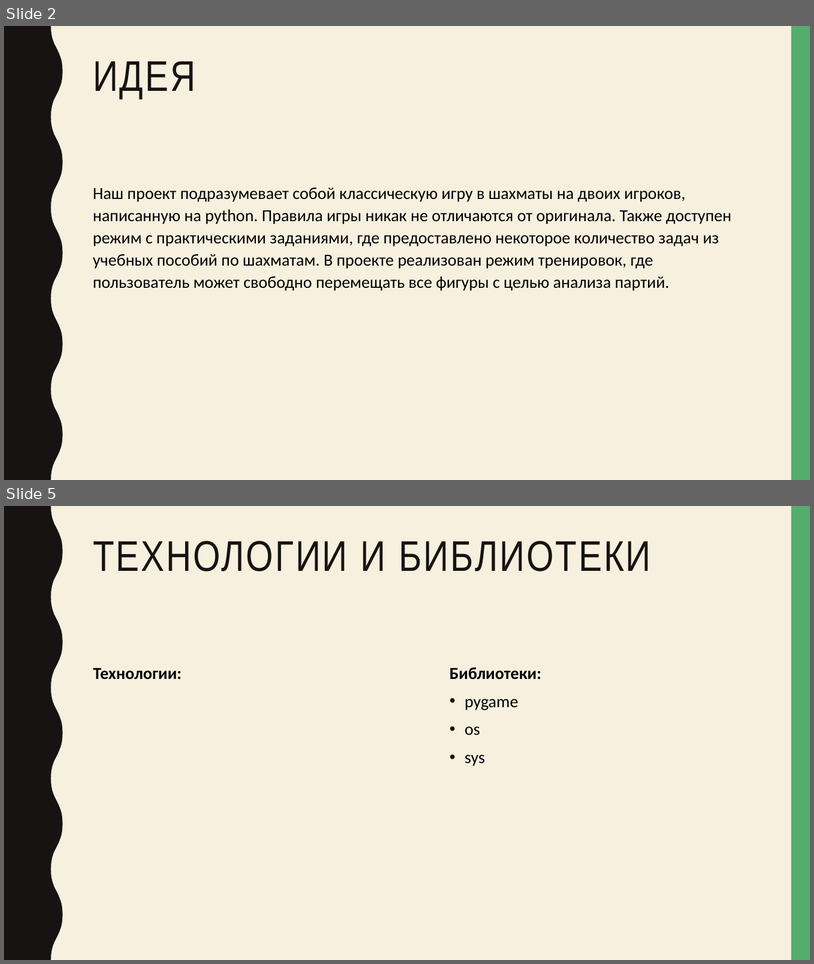
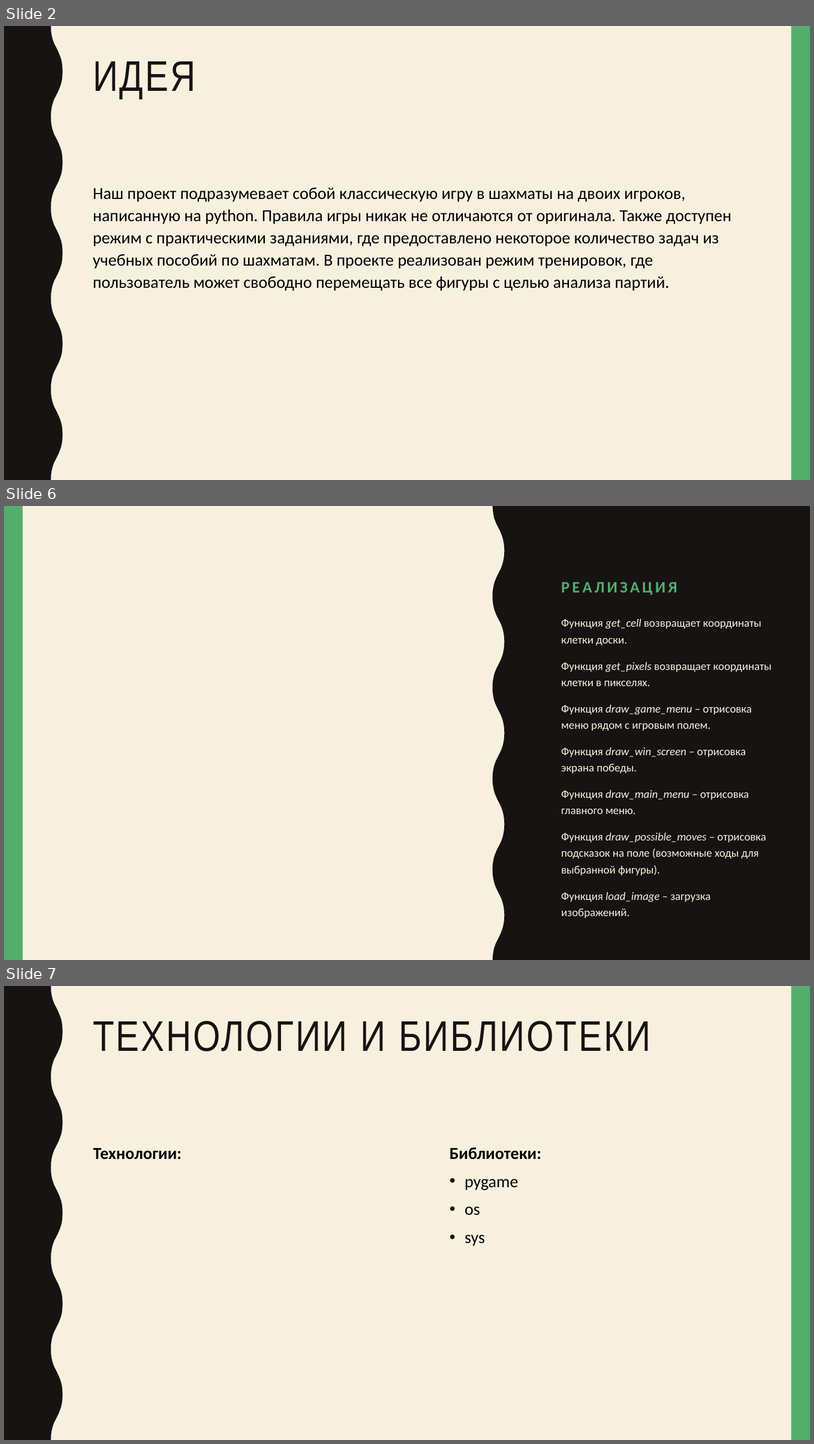
Before and after one commit to Gentlem4n72/Pygame-Chess, a slide deck: Шах и мат.pptx. Shown one above the other, each under a label of ours: slides 2 and 5 before the commit, slides 2, 6 and 7 after it; the slides between them are not shown. The pictures are 814x964 and 814x1444 pixels, drawn with LibreOffice and Linux fonts; fonts in the diff are those of the drawing. Boxes give left, top, right and bottom in pixels: in the first picture for what was removed or moved away, otherwise in the second. Text is boxed around its words. In the diff, an @@ line names an element or a change of style, - is before the commit and + after.

```diff
--- a/Шах и мат.pptx
+++ b/Шах и мат.pptx
@@ slide 6 added at <box>4,506,810,960</box>, background #F7F0DF @@
@@ rectangle added at <box>4,506,23,960</box>, fill #53AE6E @@
@@ freeform shape added at <box>493,506,810,960</box>, fill #171312 @@
@@ title added at <box>561,582,677,595</box>, 19 pt, text #53AE6E, bold @@
+РЕАЛИЗАЦИЯ
@@ text added at <box>561,619,772,918</box>, 13.5 pt, text #F7F0DF @@
+Функция get_cell возвращает координаты клетки доски.
+Функция get_pixels возвращает координаты клетки в пикселях.
+Функция draw_game_menu – отрисовка меню рядом с игровым полем.
+Функция draw_win_screen – отрисовка экрана победы.
+Функция draw_main_menu – отрисовка главного меню.
+Функция draw_possible_moves – отрисовка подсказок на поле (возможные ходы для выбранной фигуры).
+Функция load_image – загрузка изображений.
@@ what was slide 5 is now slide 7 @@
```
Also in this commit, not shown: 2 slides changed, 1 other slide added, 1 other file.
